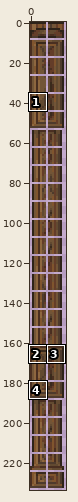
One commit to this sprite sheet: Assets/Sprites/Tiles/Archives/FireplacePillar.png. Above: a wide view before the commit, with the close-up outlined.
Close-up. Before the commit:
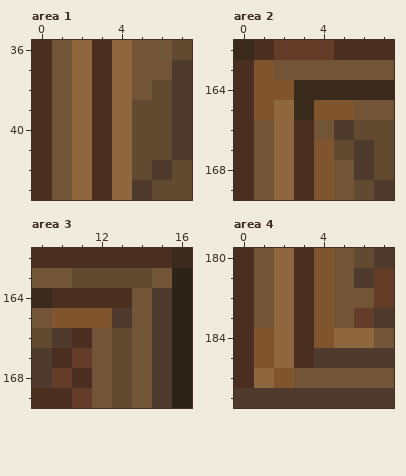
The file is 36x468 pixels, drawn in blocks of 2x2; one block is one cell here. Colours within 5 levels of each other are drawn and written as one. Shown: area 1: x 0..7, y 36..43; area 2: x 0..7, y 162..169; area 3: x 9..16, y 162..169; area 4: x 0..7, y 180..187. The commit also changed other parts of the picture, which this record leaves out.
And afterwards:
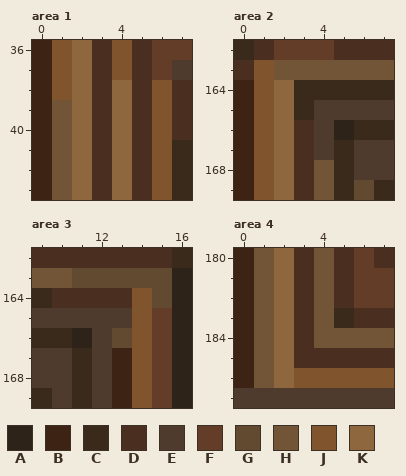
Palette (. is transparent): A #2e2319  B #3c2314  C #3a2a1c  D #4a2f21  E #4e3b2d  F #643d29  G #624a31  H #725537  J #80552e  K #8e673f
Changes in this commit:
Area 1:
y 36: x 0..1 DH -> BJ; x 4..7 KHHG -> JDFF
y 37: x 0..1 DH -> BJ; x 4..6 KHH -> JDF
y 38: x 0..1 DH -> BJ; x 5..7 HGE -> DJD
y 39..40: x 0 D -> B; x 5..7 GGE -> DJD
y 41: x 0 D -> B; x 5..7 GGE -> DJC
y 42: x 0 D -> B; x 5..7 GEG -> DJC
y 43: x 0 D -> B; x 5..7 EGG -> DJC
Area 2:
y 164: x 0 D -> B; x 2 J -> K
y 165: x 0 D -> B; x 4..7 JJHH -> EEEE
y 166: x 0..1 DH -> BJ; x 4..7 HEGG -> EACC
y 167: x 0..1 DH -> BJ; x 4..5 JG -> EC; x 7 G -> E
y 168: x 0..1 DH -> BJ; x 4..5 JH -> HC; x 7 G -> E
y 169: x 0..1 DH -> BJ; x 4..5 JH -> HC; x 7 E -> C
Area 3:
y 163: x 15 H -> G
y 164: x 14..15 HE -> JG
y 165: x 9..12 HJJJ -> EEEE; x 14..15 HE -> JF
y 166: x 9..12 GEDH -> CCAE; x 14..15 HE -> JF
y 167: x 10..15 DFHGHE -> ECEBJF
y 168: x 10..15 FDHGHE -> ECEBJF
y 169: x 9..15 DDFHGHE -> CECEBJF
Area 4:
y 180: x 0 D -> B; x 4..7 JHGE -> HDFD
y 181: x 0 D -> B; x 4..6 JHE -> HDF
y 182: x 0 D -> B; x 4..6 JHH -> HDF
y 183: x 0 D -> B; x 4..7 JHFE -> HCDD
y 184: x 0..1 DJ -> BH; x 4..6 JKK -> HHH
y 185: x 0..1 DJ -> BH; x 4..7 EEEE -> DDDD
y 186: x 0..7 DKJHHHHH -> BHKJJJJJ
